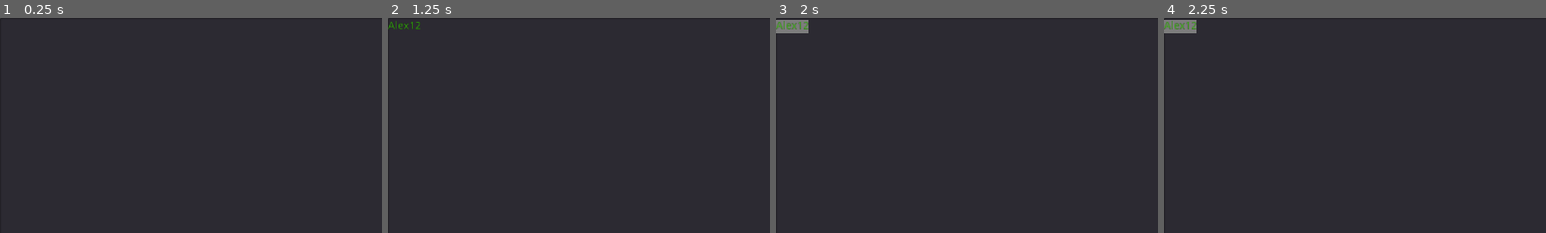
Above: before the commit, frames 1-4 (left to right).
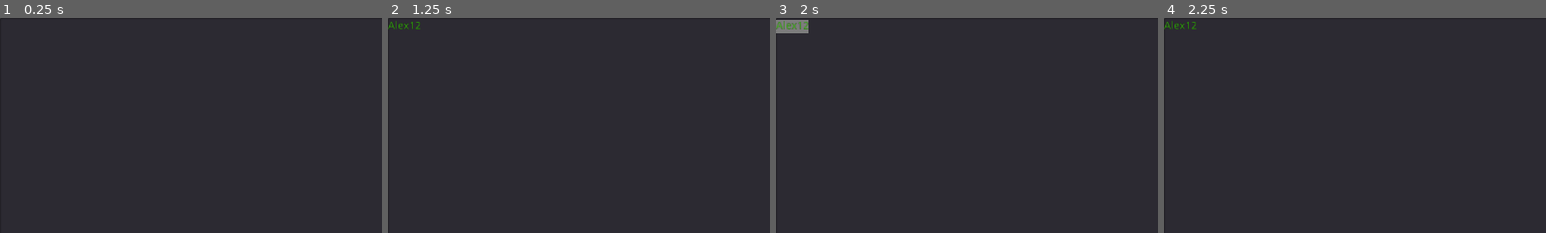
Above: after the commit, the same moments.

Repository: dulsi/LearningBasic
Game: Godot game, scene res://basic.tscn
The game is run twice, just before and just after one commit, with the same random seed, the same clock (stepped at 60 frames per second) and the same inputs.
Inputs (mouse positions are % of the whole screen's width and height, from its top left):
- Up to frame 1 (0.25 s): no input
- Up to frame 2 (1.25 s): click (26, 42) at 0.52 s; type "Alex" at 0.6 s; click (66, 68) at 0.75 s; type "12" at 0.83 s; click (65, 18) at 0.98 s; type "12" at 1.07 s
- Up to frame 3 (2 s): click "Step" at 1.25 s
- Up to frame 4 (2.25 s): click "Stop" at 2 s
The pictures show only the part of the screen within x 0-50%, y 0-50%; the shares and areas given below are measured in that part.

Frames 1-3 are identical in both runs. In frame 4, 0.5% of the frame differs, in the area x 0-9%, y 0-8%.

Commit message:
Add not equal, less than equal and greater than equal. Some better error messages.

Diff:
--- a/basic.gd
+++ b/basic.gd
@@ -70,6 +70,9 @@
   TOKENIZER_LT,
   TOKENIZER_GT,
   TOKENIZER_EQ,
+  TOKENIZER_NE,
+  TOKENIZER_LTE,
+  TOKENIZER_GTE,
   TOKENIZER_CR}
 #ubasic
 var ended = 0
@@ -136,6 +139,15 @@
 	while op == TOKENIZER_ASTR || op == TOKENIZER_SLASH || op == TOKENIZER_MOD:
 		tokenizer_next()
 		var f2 = factor()
+		if typeof(f1) == TYPE_STRING || typeof(f2) == TYPE_STRING:
+			var op_string = "*"
+			if op == TOKENIZER_SLASH:
+				op_string = "/"
+			elif op == TOKENIZER_MOD:
+				op_string = "%"
+			emit_signal("output_screen", "Runtime Error: String cannot perform this operation: " + String(f1) + op_string + String(f2) + "\n")
+			_on_Stop_pressed()
+			break
 		match op:
 			TOKENIZER_ASTR:
 				f1 = f1 * f2
@@ -152,6 +164,19 @@
 	while op == TOKENIZER_PLUS || op == TOKENIZER_MINUS || op == TOKENIZER_AND || op == TOKENIZER_OR:
 		tokenizer_next()
 		var t2 = term()
+		if (typeof(t1) == TYPE_STRING || typeof(t2) == TYPE_STRING) && op != TOKENIZER_PLUS:
+			var op_string = "-"
+			if op == TOKENIZER_AND:
+				op_string = "&"
+			elif op == TOKENIZER_OR:
+				op_string = "|"
+			emit_signal("output_screen", "Runtime Error: String cannot perform this operation: " + String(t1) + op_string + String(t2) + "\n")
+			_on_Stop_pressed()
+			break
+		if typeof(t1) != typeof(t2) && op == TOKENIZER_PLUS:
+			emit_signal("output_screen", "Runtime Error: Variables of different type cannot perform this operation: " + String(t1) + "+" + String(t2) + "\n")
+			_on_Stop_pressed()
+			break
 		match op:
 			TOKENIZER_PLUS:
 				t1 = t1 + t2
@@ -167,16 +192,33 @@
 func relation():
 	var r1 = expr()
 	var op = tokenizer_token()
-	while op == TOKENIZER_LT || op == TOKENIZER_GT || op == TOKENIZER_EQ:
+	while op == TOKENIZER_LT || op == TOKENIZER_GT || op == TOKENIZER_EQ || op == TOKENIZER_LTE || op == TOKENIZER_GTE || op == TOKENIZER_NE:
 		tokenizer_next()
 		var r2 = expr()
+		if (typeof(r1) == TYPE_STRING || typeof(r2) == TYPE_STRING) && (op != TOKENIZER_EQ && op != TOKENIZER_NE):
+			var op_string = "<"
+			if op == TOKENIZER_GT:
+				op_string = ">"
+			elif op == TOKENIZER_GTE:
+				op_string = ">="
+			elif op == TOKENIZER_LTE:
+				op_string = "<="
+			emit_signal("output_screen", "Runtime Error: String cannot perform this operation: " + String(r1) + op_string + String(r2) + "\n")
+			_on_Stop_pressed()
+			break
 		match op:
 			TOKENIZER_LT:
 				r1 = r1 < r2
 			TOKENIZER_GT:
 				r1 = r1 > r2
+			TOKENIZER_LTE:
+				r1 = r1 <= r2
+			TOKENIZER_GTE:
+				r1 = r1 >= r2
 			TOKENIZER_EQ:
 				r1 = r1 == r2
+			TOKENIZER_NE:
+				r1 = r1 != r2
 		op = tokenizer_token()
 	return r1
 
@@ -280,14 +322,16 @@
 	accept(TOKENIZER_VARIABLE)
 	var for_values = for_stack.get(for_variable)
 	if for_values == null:
-		print("Error")
+		emit_signal("output_screen", "Runtime Error: No for loop index named: " + for_variable + "\n")
+		_on_Stop_pressed()
 	else:
 		ubasic_set_variable(for_variable, ubasic_get_variable(for_variable) + 1)
 		if ubasic_get_variable(for_variable) <= for_values[0]:
 			jump_linenum(for_values[1])
 		else:
 			if ubasic_get_variable(for_variable) > for_values[0] + 1:
-				print("Error")
+				emit_signal("output_screen", "Runtime Error: For loop index already at max value: " + for_variable + "\n")
+				_on_Stop_pressed()
 			acceptend()
 
 func for_statement():
@@ -423,8 +467,28 @@
 				return TOKENIZER_NUMBER
 		return TOKENIZER_ERROR
 	elif singlechar():
+		var t1 = singlechar()
 		nextptr = ptr + 1
-		return singlechar()
+		if t1 == TOKENIZER_LT:
+			ptr = ptr + 1
+			var t2 = singlechar()
+			if t2 == TOKENIZER_GT:
+				t1 = TOKENIZER_NE
+				nextptr = ptr + 1
+			elif t2 == TOKENIZER_EQ:
+				t1 = TOKENIZER_LTE
+				nextptr = ptr + 1
+			else:
+				ptr = ptr - 1
+		if t1 == TOKENIZER_GT:
+			ptr = ptr + 1
+			var t2 = singlechar()
+			if t2 == TOKENIZER_EQ:
+				t1 = TOKENIZER_GTE
+				nextptr = ptr + 1
+			else:
+				ptr = ptr - 1
+		return t1
 	elif program[ptr] == ord('"'):
 		nextptr = ptr + 1
 		while nextptr != program.size() && program[nextptr] != ord('"'):
@@ -532,9 +596,8 @@
 	if !ubasic_finished():
 		ubasic_run()
 	if ubasic_finished():
-		running = 0
-		deselect()
-	else:
+		_on_Stop_pressed()
+	elif running == 1:
 		var line = find_line()
 		select(line, 0, line, 1000)
 
@@ -543,13 +606,13 @@
 	if !ubasic_finished():
 		ubasic_run()
 	if ubasic_finished():
-		running = 0
-		deselect()
-		$NextStep.stop()
-	else:
+		_on_Stop_pressed()
+	elif running == 1:
 		var line = find_line()
 		select(line, 0, line, 1000)
 
 
 func _on_Stop_pressed():
+	running = 0
+	deselect()
 	$NextStep.stop()
